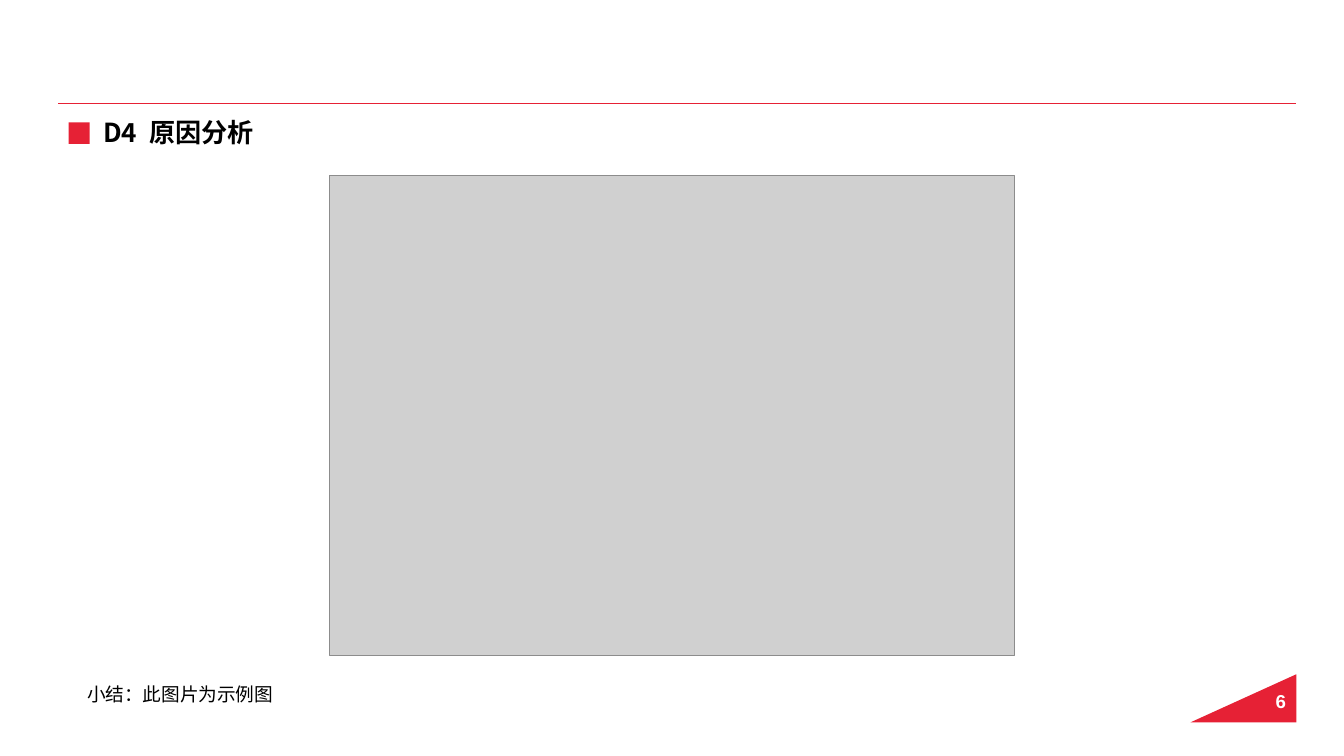
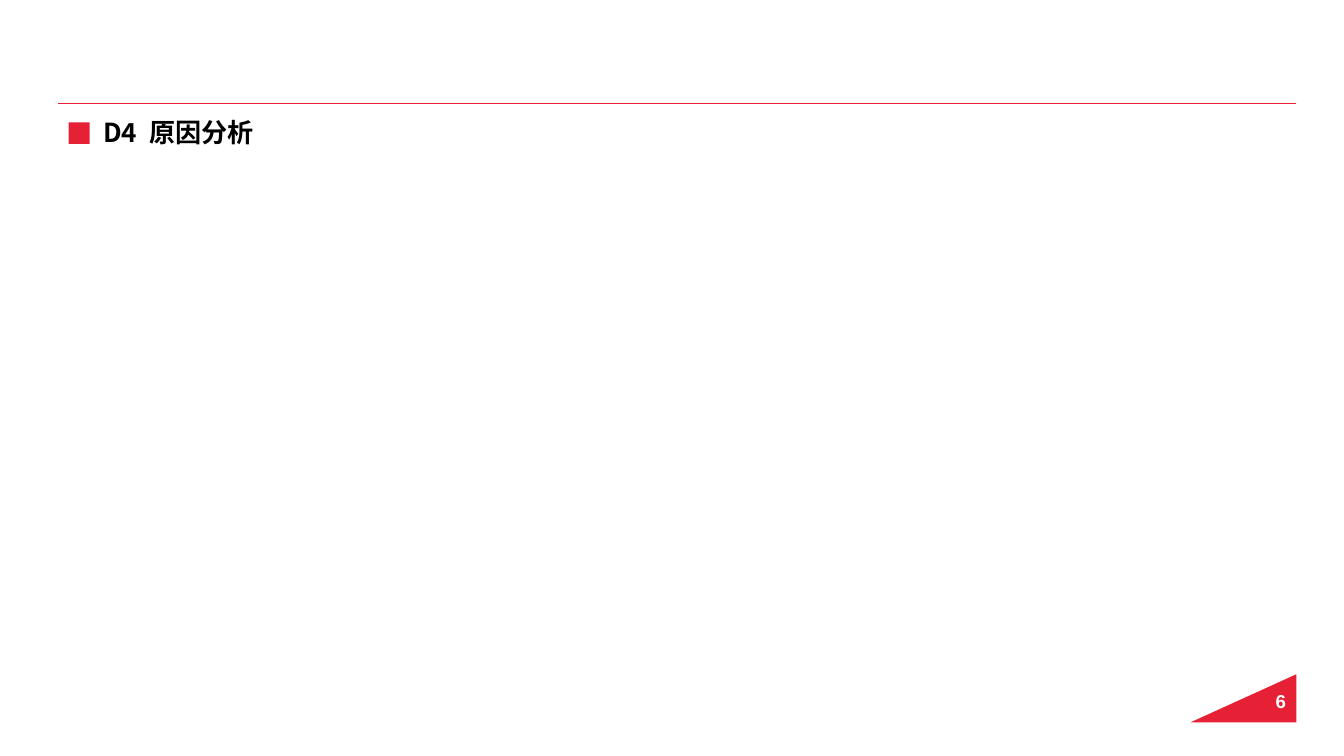
Before and after one commit to QX9967/8D, a slide deck: slide 7 of 8D模板.pptx. Drawn at 1344x756 pixels with LibreOffice and Linux fonts; fonts in the diff are those of the drawing; grey boxes stand for pictures; background and template pictures are left out. Boxes give left, top, right and bottom in pixels: in the first picture for what was removed or moved away, otherwise in the second. Text is boxed around its words. In the diff, an @@ line names an element or a change of style, - is before the commit and + after.

```diff
--- a/8D模板.pptx
+++ b/8D模板.pptx
@@ picture removed at (329, 175, 1015, 655) @@
@@ text removed at (87, 685, 273, 703) @@
-小结：此图片为示例图
```
Also in this commit, not shown: 4 other slides changed, 1 slide removed, 30 other files.
